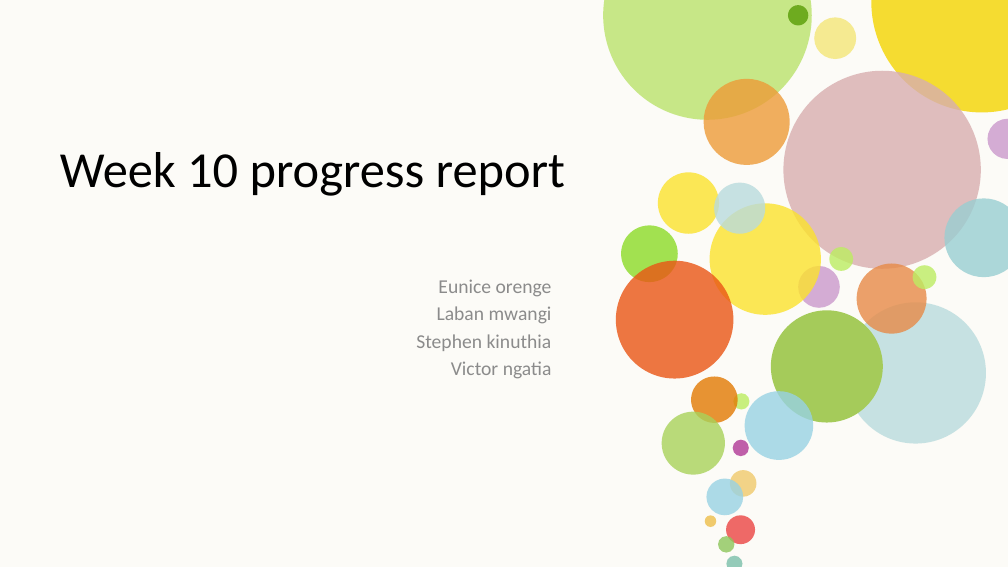
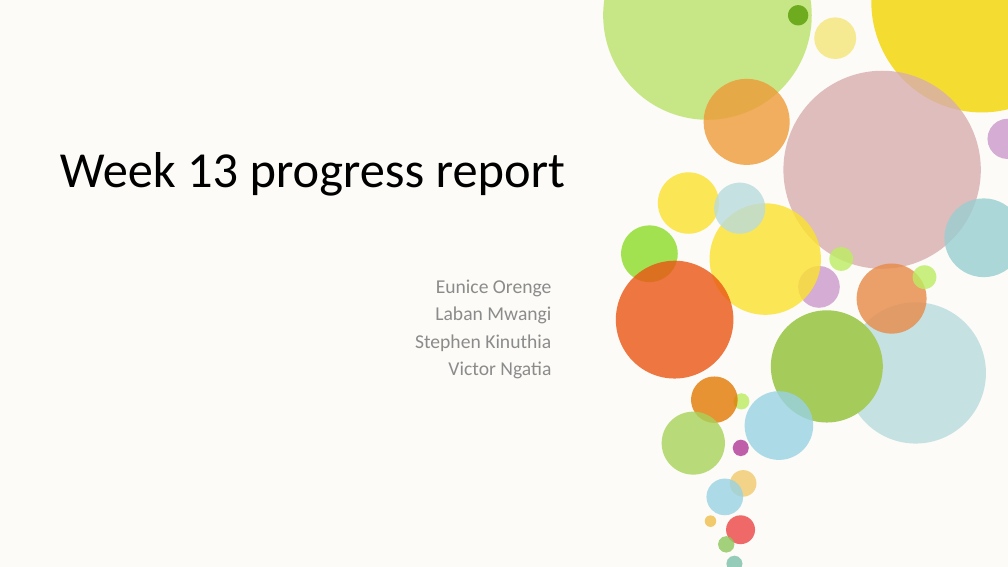
Before and after one commit to jibebe-jkuat/internship2023, a slide deck: slide 1 of electrical/Week 10 progress report.pptx. Drawn at 1008x567 pixels with LibreOffice and Linux fonts; fonts in the diff are those of the drawing. Boxes give left, top, right and bottom in pixels: in the first picture for what was removed or moved away, otherwise in the second. Text is boxed around its words. In the diff, an @@ line names an element or a change of style, - is before the commit and + after.

```diff
--- a/electrical/Week 10 progress report.pptx
+++ b/electrical/Week 10 progress report.pptx
@@ title at <box>60,152,565,196</box>: text changed @@
-Week 10 progress report
+Week 13 progress report
@@ subtitle at <box>415,280,551,379</box>: text changed @@
-Eunice orenge
-Laban mwangi
-Stephen kinuthia
-Victor ngatia
+Eunice Orenge
+Laban Mwangi
+Stephen Kinuthia
+Victor Ngatia
```
Also in this commit, not shown: 4 other slides changed, 7 slides removed.
